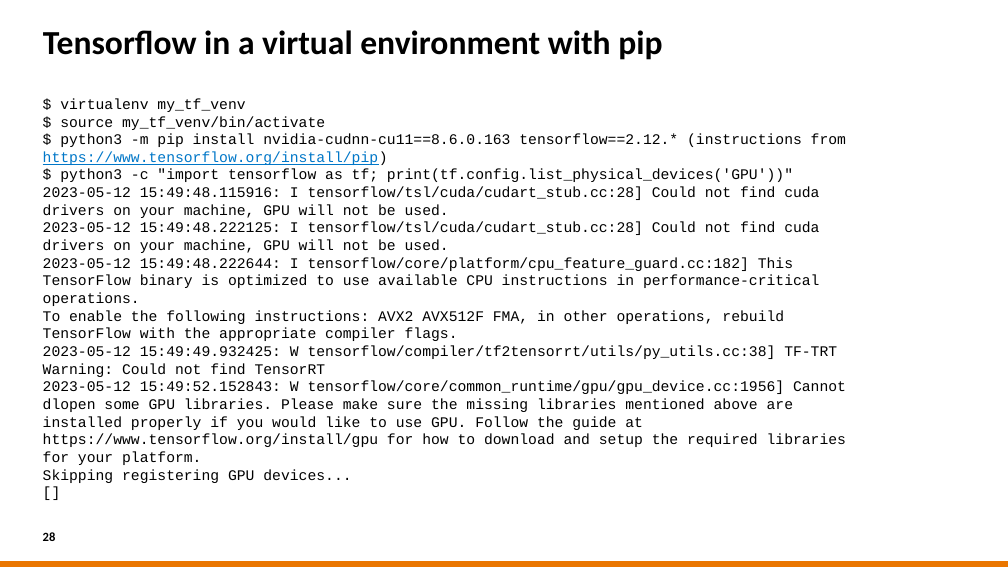
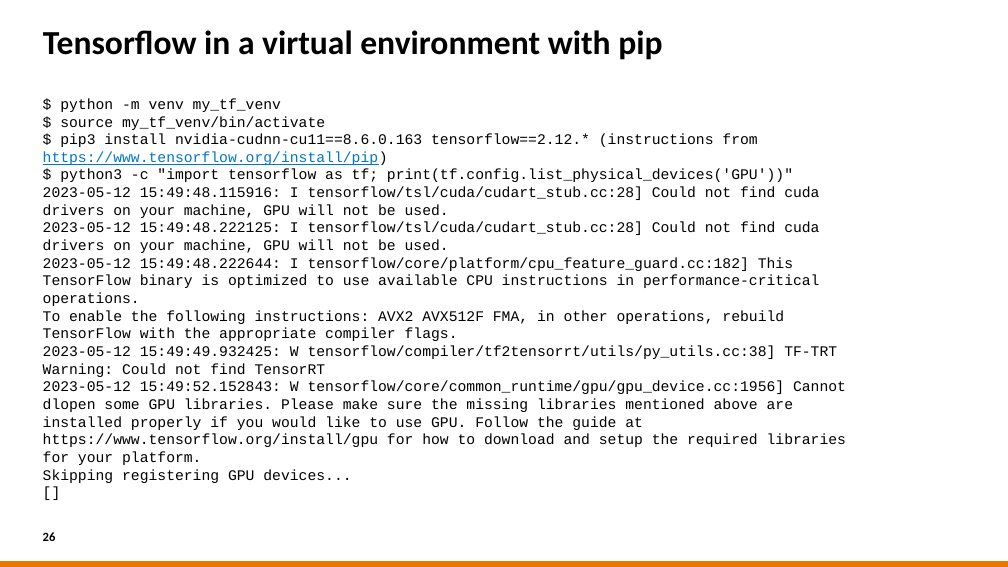
Before and after one commit to sara-nl/HPML-course-materials, a slide deck: slide 26 of Day2/slides/Software_installations_on_HPC_systems.pptx (slide 28 before the commit). Drawn at 1008x567 pixels with LibreOffice and Linux fonts; fonts in the diff are those of the drawing; background and template pictures are left out. Boxes give left, top, right and bottom in pixels: in the first picture for what was removed or moved away, otherwise in the second. Text is boxed around its words. In the diff, an @@ line names an element or a change of style, - is before the commit and + after.

```diff
--- a/Day2/slides/Software_installations_on_HPC_systems.pptx
+++ b/Day2/slides/Software_installations_on_HPC_systems.pptx
@@ text at [60, 98, 281, 112]: text changed @@
-$ virtualenv my_tf_venv
+$ python -m venv my_tf_venv
@@ text at [43, 133, 757, 165]: text changed @@
-$ python3 -m pip install nvidia-cudnn-cu11==8.6.0.163 tensorflow==2.12.* (instructions from https://www.tensorflow.org/install/pip)
+$ pip3 install nvidia-cudnn-cu11==8.6.0.163 tensorflow==2.12.* (instructions from https://www.tensorflow.org/install/pip)
```
Also in this commit, not shown: 12 other slides changed, 1 slide added, 3 slides removed.
